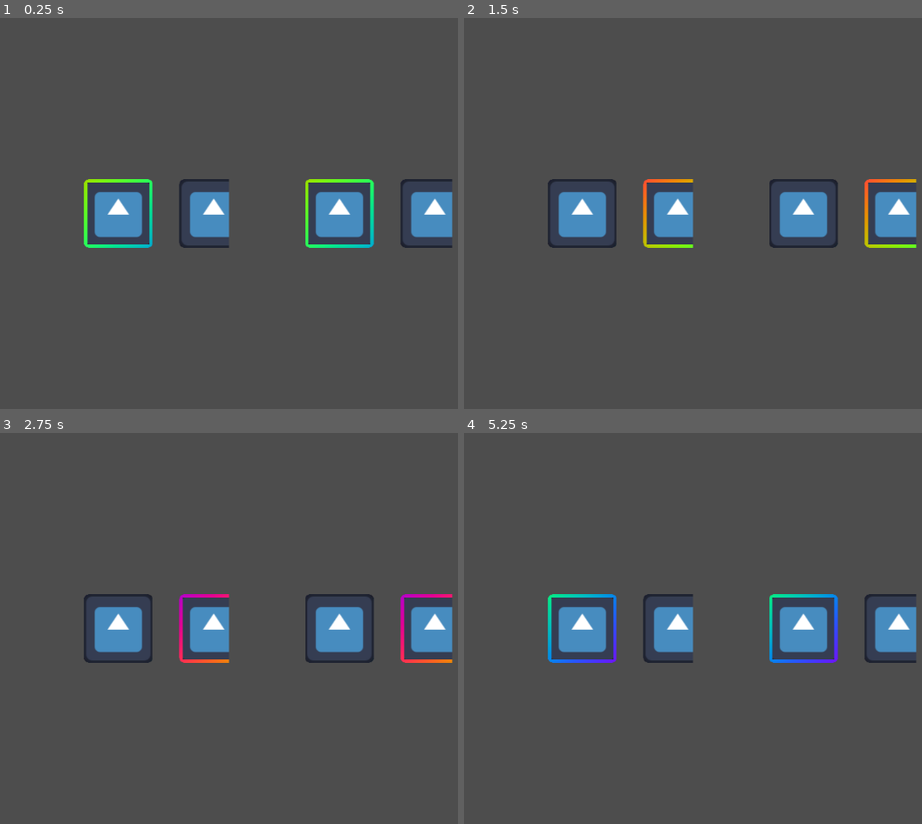
Above: before the commit, frames 1-4 (two rows, left to right).
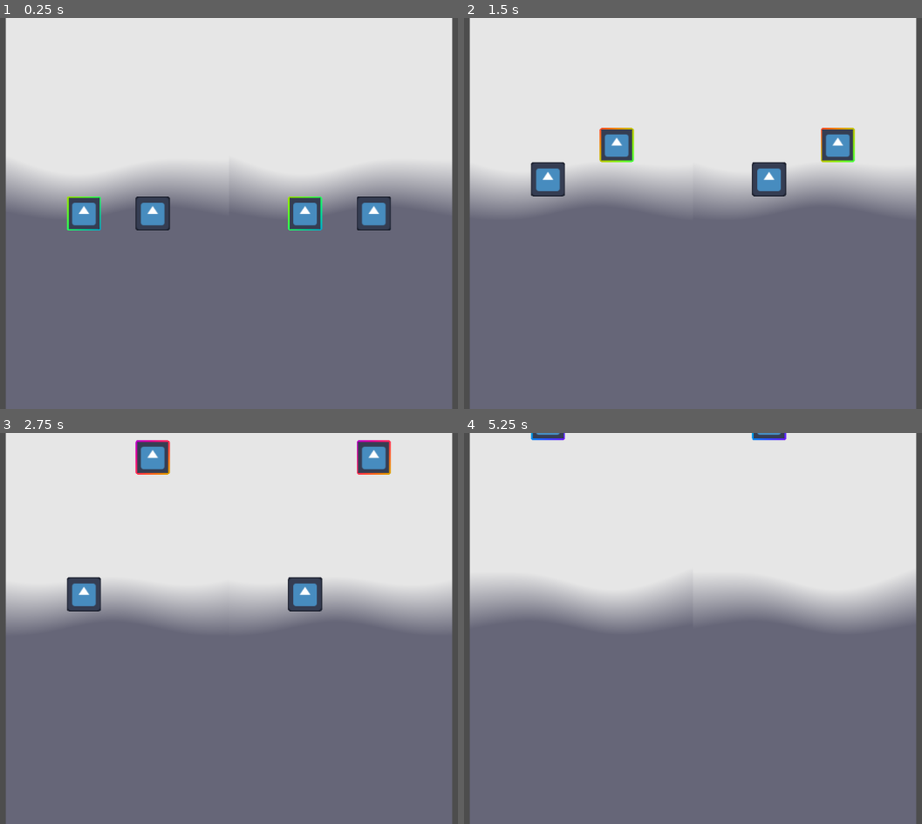
Above: after the commit, the same moments.

Repository: dairycultist/Metaverse
Game: Godot game, scene res://menu_main.tscn
Two runs of this game, one before a commit and one after it. Both use one fixed random seed, a clock stepped at 60 frames per second and the inputs below. The engine's default icon, where the game draws it, is replaced by a stand-in: a white triangle on a blue panel in a dark square.
Inputs:
- Up to frame 1 (0.25 s): no input
- Up to frame 2 (1.5 s): tap Enter (ui_accept) at 0.5, 1.35 s; hold Right (ui_right) 0.53-1.28 s; hold Enter (ui_accept) 0.53-1.28 s; hold Down (ui_down) from 1.28 s (still down)
- Up to frame 3 (2.75 s): tap Enter (ui_accept) at 1.52, 1.82 s; release Down (ui_down) at 2.03 s; hold Right (ui_right) from 2.03 s (still down); hold Enter (ui_accept) from 2.03 s (still down)
- Up to frame 4 (5.25 s): release Right (ui_right) at 2.78 s; release Enter (ui_accept) at 2.78 s; hold Up (ui_up) 2.78-3.53 s; tap Enter (ui_accept) at 2.85, 3.02, 3.32, 3.5, 4.35, 4.52, 4.82 s; hold Enter (ui_accept) 3.53-4.28 s; hold Left (ui_left) 3.53-5.03 s; hold Down (ui_down) from 5.03 s (still down); hold Enter (ui_accept) from 5.03 s (still down)

The runs differ from the first frame. In frame 1, 97% of the frame differs, in the area x 1-99%, y 0-100%; in frame 2, 97%; in frame 3, 97%; in frame 4, 97%.

Commit message:
Create scene for button testing

Diff:
--- a/menu_main.tscn
+++ b/menu_main.tscn
@@ -1,10 +1,11 @@
-[gd_scene load_steps=10 format=3 uid="uid://ucbmkqy0jydj"]
+[gd_scene load_steps=14 format=3 uid="uid://ucbmkqy0jydj"]
 
 [ext_resource type="Script" uid="uid://buipenoqnayc" path="res://binocular_camera.gd" id="1_1pa77"]
 [ext_resource type="Script" uid="uid://rtk7wfxtohjb" path="res://vr_control_nodes/vr_control_orchestrator.gd" id="2_cnlbs"]
 [ext_resource type="Shader" uid="uid://breebxh280ala" path="res://vr_control_nodes/vr_button.gdshader" id="2_plom5"]
 [ext_resource type="Texture2D" uid="uid://b8qns5bn3y57k" path="res://icon.svg" id="3_2ot7e"]
-[ext_resource type="Script" uid="uid://cp3tp1777ytk3" path="res://vr_control_nodes/vr_button.gd" id="4_6kvs7"]
+[ext_resource type="Script" uid="uid://bfm47ohf450us" path="res://vr_control_nodes/vr_button_test.gd" id="5_ja77e"]
+[ext_resource type="Shader" uid="uid://7dqu8nrbk6pp" path="res://sky.gdshader" id="6_ja77e"]
 
 [sub_resource type="ShaderMaterial" id="ShaderMaterial_cnlbs"]
 render_priority = 0
@@ -15,6 +16,7 @@
 
 [sub_resource type="PlaneMesh" id="PlaneMesh_cnlbs"]
 material = SubResource("ShaderMaterial_cnlbs")
+size = Vector2(1, 1)
 orientation = 2
 
 [sub_resource type="ShaderMaterial" id="ShaderMaterial_ja77e"]
@@ -26,7 +28,18 @@
 
 [sub_resource type="PlaneMesh" id="PlaneMesh_u2d4o"]
 material = SubResource("ShaderMaterial_ja77e")
+size = Vector2(1, 1)
 orientation = 2
+
+[sub_resource type="ShaderMaterial" id="ShaderMaterial_u2d4o"]
+shader = ExtResource("6_ja77e")
+
+[sub_resource type="Sky" id="Sky_pqpoy"]
+sky_material = SubResource("ShaderMaterial_u2d4o")
+
+[sub_resource type="Environment" id="Environment_2i4oj"]
+background_mode = 2
+sky = SubResource("Sky_pqpoy")
 
 [node name="World" type="Node3D"]
 
@@ -66,15 +79,18 @@
 focused = NodePath("Button")
 
 [node name="Button" type="MeshInstance3D" parent="ControlOrchestrator" node_paths=PackedStringArray("right")]
-transform = Transform3D(1, 0, 0, 0, 1, 0, 0, 0, 1, 0, 0, -4)
+transform = Transform3D(1, 0, 0, 0, 1, 0, 0, 0, 1, -1, 0, -4)
 mesh = SubResource("PlaneMesh_cnlbs")
 skeleton = NodePath("../..")
-script = ExtResource("4_6kvs7")
+script = ExtResource("5_ja77e")
 right = NodePath("../Button2")
 
 [node name="Button2" type="MeshInstance3D" parent="ControlOrchestrator" node_paths=PackedStringArray("left")]
-transform = Transform3D(1, 0, 0, 0, 1, 0, 0, 0, 1, 2.77503, 0, -4)
+transform = Transform3D(1, 0, 0, 0, 1, 0, 0, 0, 1, 1, 0, -4)
 mesh = SubResource("PlaneMesh_u2d4o")
 skeleton = NodePath("../..")
-script = ExtResource("4_6kvs7")
+script = ExtResource("5_ja77e")
 left = NodePath("../Button")
+
+[node name="WorldEnvironment" type="WorldEnvironment" parent="."]
+environment = SubResource("Environment_2i4oj")
--- /dev/null
+++ b/sky.gdshader
@@ -0,0 +1,6 @@
+shader_type sky;
+
+void sky() {
+	float fac = SKY_COORDS.y + 0.015 * sin((SKY_COORDS.x + TIME * 0.02) * PI * 10.0);
+	COLOR = mix(vec3(0.9), vec3(0.4, 0.4, 0.47), clamp(fac * 10.0 - 4.0, 0.0, 1.0));
+}
--- /dev/null
+++ b/vr_control_nodes/vr_button_test.gd
@@ -0,0 +1,6 @@
+extends "vr_button.gd"
+
+func onSelect() -> MeshInstance3D:
+	position.y += 1.0
+	print("hello")
+	return self
--- a/vr_control_nodes/vr_control_node.gd
+++ b/vr_control_nodes/vr_control_node.gd
@@ -3,8 +3,7 @@
 var focused: bool = false
 
 func _ready() -> void:
-	# update shader based on initial focused state
-	mesh.material.set("shader_parameter/selected_fac", 1.0 if focused else 0.0);
+	mesh.material.set("shader_parameter/selected_fac", 0.0);
 
 func attemptGiveUpFocusTo(other: MeshInstance3D):
 
Not shown, added: sky.gdshader.uid
Not shown, added: vr_control_nodes/vr_button_test.gd.uid
Not shown, changed: build/Metaverse.apk
Not shown, changed: build/Metaverse.apk.idsig
